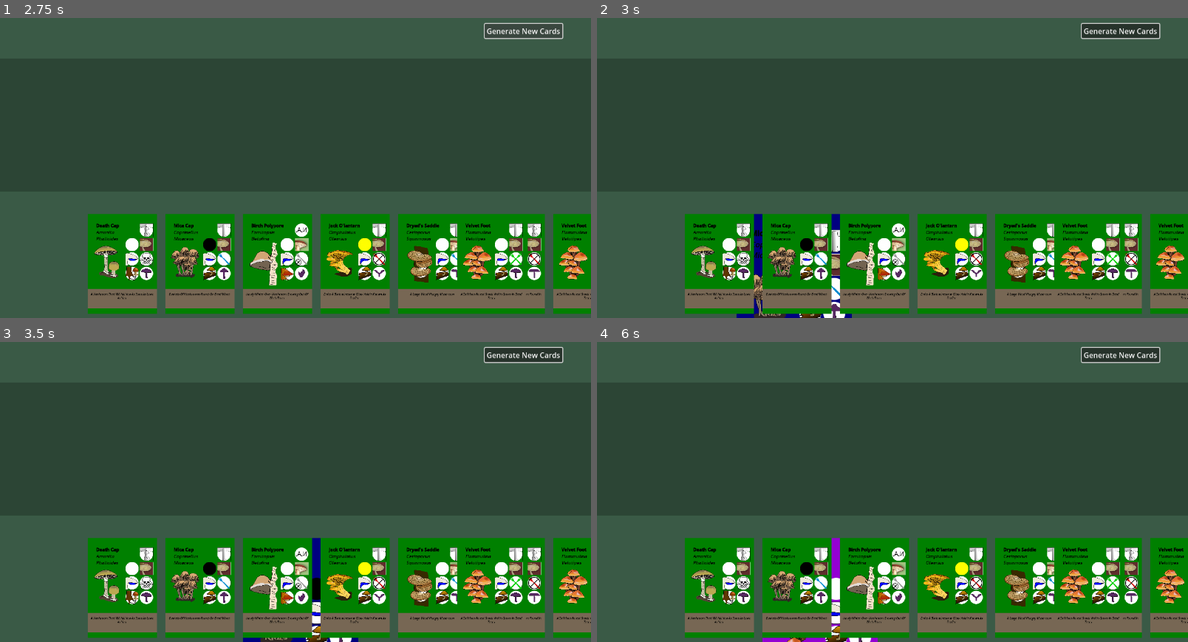
Above: before the commit, frames 1-4 (two rows, left to right).
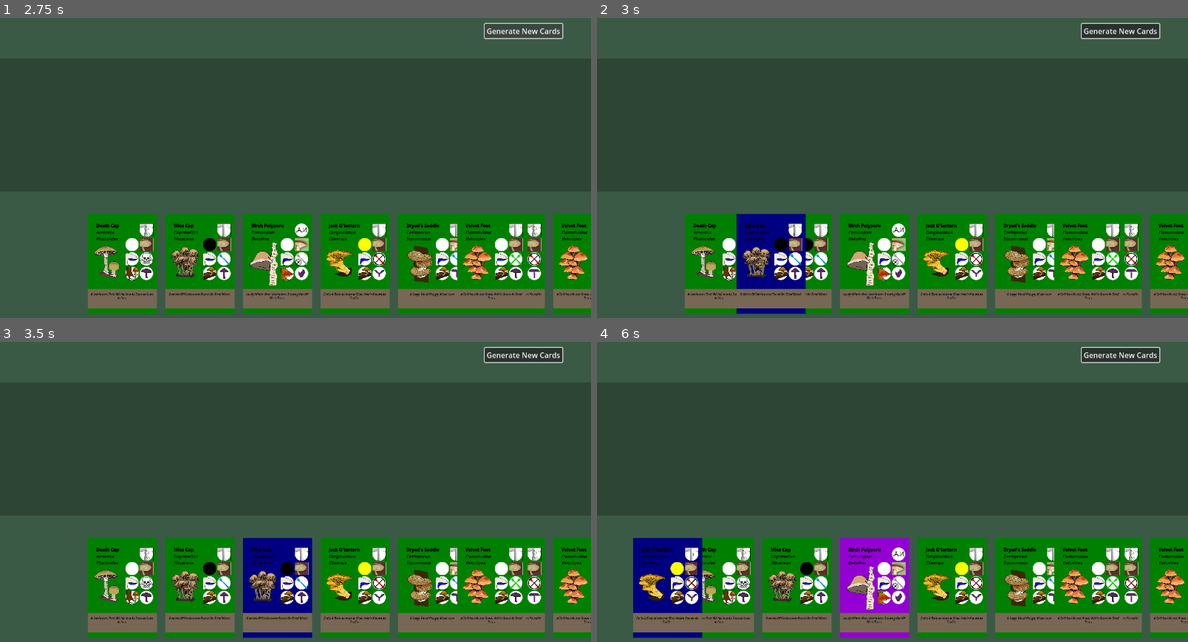
Above: after the commit, the same moments.

Repository: cyschneck/enoki-dokie
Game: Godot game, scene res://scenes/main.tscn
The game is run twice, just before and just after one commit, with the same random seed, the same clock (stepped at 60 frames per second) and the same inputs.
Inputs (mouse positions are in pixels of both pictures, inside the frame that each line leads up to):
- Up to frame 1 (2.75 s): click "Generate New Cards" at 0.5 s; click "Generate New Cards" at 1.25 s; click "Generate New Cards" at 2 s
- Up to frame 2 (3 s): tap Enter at 2.75 s; drag from (721, 264) to (874, 264) at 2.77 s
- Up to frame 3 (3.5 s): no input
- Up to frame 4 (6 s): tap Space at 3.5, 5 s; drag from (797, 588) to (951, 588) at 3.52 s; tap Enter at 4.25, 5.75 s; move the mouse to (874, 588) at 4.27 s; press the mouse at (874, 588) at 4.28 s; release the mouse at (874, 588) at 5 s; drag from (951, 588) to (797, 588) at 5.02 s; drag from (1028, 588) to (874, 588) at 5.77 s

Frame 1 is identical in both runs. In frame 2, 3.9% of the frame differs, in the area x 23-44%, y 65-100%; in frame 3, 3.7%; in frame 4, 6.8%, in the area x 6-53%, y 65-100%.

Commit message:
set card slot to background layer

Diff:
--- a/enoki-dokie/scenes/main.tscn
+++ b/enoki-dokie/scenes/main.tscn
@@ -25,8 +25,9 @@
 color = Color(0.228734, 0.353555, 0.275762, 1)
 metadata/_edit_lock_ = true
 
-[node name="CardManager" type="Control" parent="MainCanvas" groups=["ui_layer"]]
+[node name="CardManager" type="Control" parent="MainCanvas"]
 unique_name_in_owner = true
+z_index = 1
 layout_mode = 3
 anchors_preset = 15
 anchor_right = 1.0
@@ -53,7 +54,7 @@
 grow_vertical = 0
 script = ExtResource("2_0v8r3")
 
-[node name="HBoxContainer" type="HBoxContainer" parent="MainCanvas/CardManager/Hand"]
+[node name="HBoxContainer" type="HBoxContainer" parent="MainCanvas/CardManager/Hand" groups=["ui_layer"]]
 layout_mode = 0
 offset_right = 1253.0
 offset_bottom = 360.0
@@ -115,6 +116,7 @@
 shape = SubResource("RectangleShape2D_7qnnk")
 
 [node name="TestButton" type="Button" parent="MainCanvas"]
+z_index = 1
 anchors_preset = 1
 anchor_left = 1.0
 anchor_right = 1.0
